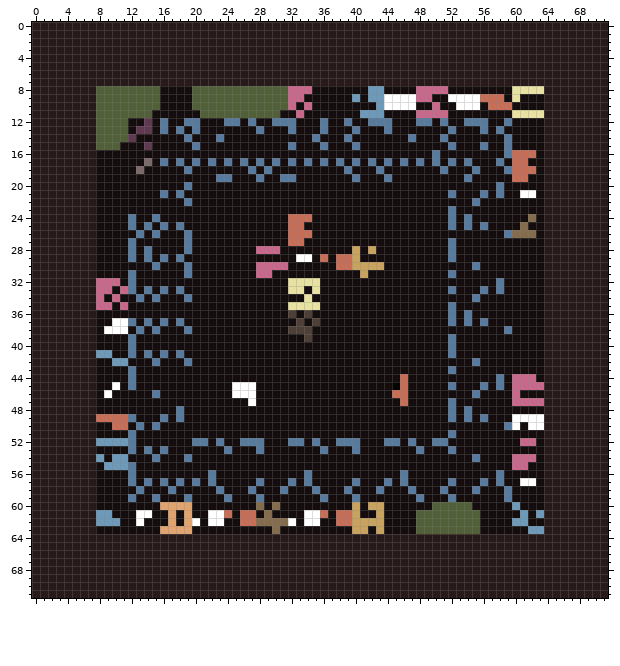
Sprite sheet: 016level.png. The picture above was drawn from the file before the commit.
The file is 72x72 pixels.
After:
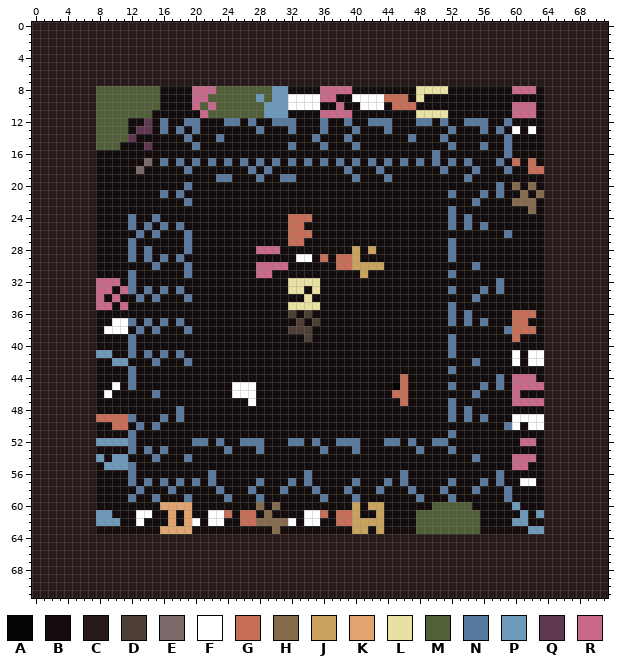
Palette (. is transparent): A #060303  B #150d0d  C #281a1a  D #4e4037  E #7c6969  F #ffffff  G #c86d56  H #856c4c  J #c9a25e  K #e1a46e  L #e8e1a1  M #526039  N #567b9f  P #6d9aba  Q #603950  R #ca688c
Edits made:
Colour F becomes colour B in row 9 at x 47 and 52 to 55; in row 10 at x 44 and 53 to 55; in row 21 at x 62.
Colour G becomes colour B in row 9 at x 56 to 58; in row 10 at x 57 to 59; in row 16 at x 60 to 62; in row 17 at x 61; in rows 18 to 19 at x 60 to 61.
Colour H becomes colour B in row 24 at x 62; in row 25 at x 61; in row 26 at x 60 to 62.
Colour L becomes colour B in row 8 at x 63; in row 9 at x 60; in row 11 at x 63.
Colour P becomes colour B in row 8 at x 42 to 43; in row 11 at x 41 to 43.
Colour R becomes colour B in row 8 at x 32 to 34; in row 9 at x 49; in row 10 at x 50; in row 11 at x 33.
Colour B becomes colour F in row 9 at x 34 to 35 and 41; in row 10 at x 33, 35 and 41 to 42; in row 13 at x 60 and 62; in rows 41 to 42 at x 60 and 62 to 63.
Colour P becomes colour F in row 9 at x 40 and 42 to 43; in row 10 at x 43.
Colour R becomes colour F in row 9 at x 32 to 33; in row 10 at x 32 and 34.
Colour B becomes colour G in row 17 at x 62; in row 18 at x 63; in row 36 at x 60 to 62; in row 37 at x 60 to 61; in row 38 at x 60 to 62; in row 39 at x 60.
Colour F becomes colour G in row 9 at x 44 to 46; in row 10 at x 45 to 47.
Colour B becomes colour H in row 20 at x 60 and 62; in row 21 at x 63; in row 22 at x 60 to 62; in row 23 at x 62.
Colour F becomes colour H in row 21 at x 61.
Colour R becomes colour L in row 8 at x 48 to 51; in row 9 at x 48; in row 11 at x 48 to 51.
Colour B becomes colour P in row 11 at x 31.
Colour M becomes colour P in row 8 at x 30 to 31; in row 9 at x 28 and 30 to 31; in row 10 at x 29 to 31; in row 11 at x 29 to 30.
Colour B becomes colour R in row 8 at x 36 to 39; in row 9 at x 36 to 37; in row 10 at x 38 and 60 to 62; in row 11 at x 36 to 39.
Colour L becomes colour R in row 8 at x 60 to 62; in row 11 at x 60 to 62.
Colour M becomes colour R in row 8 at x 20 to 22; in row 9 at x 20 to 21; in row 10 at x 20 and 22; in row 11 at x 21.
Boxes around the changes in both pictures, in picture pixels (x1, y1, x2, y2):
changed: (192, 86, 216, 118)
changed: (256, 86, 544, 238)
changed: (512, 310, 544, 366)
